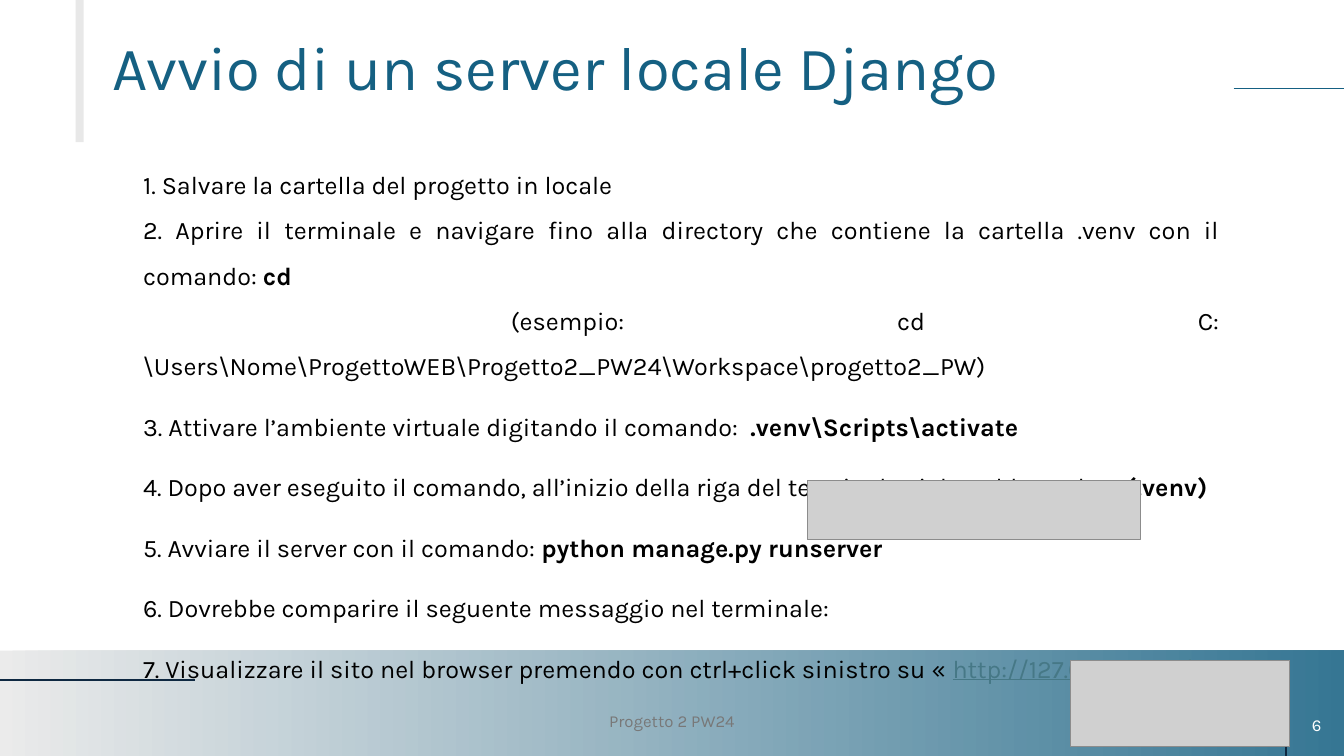
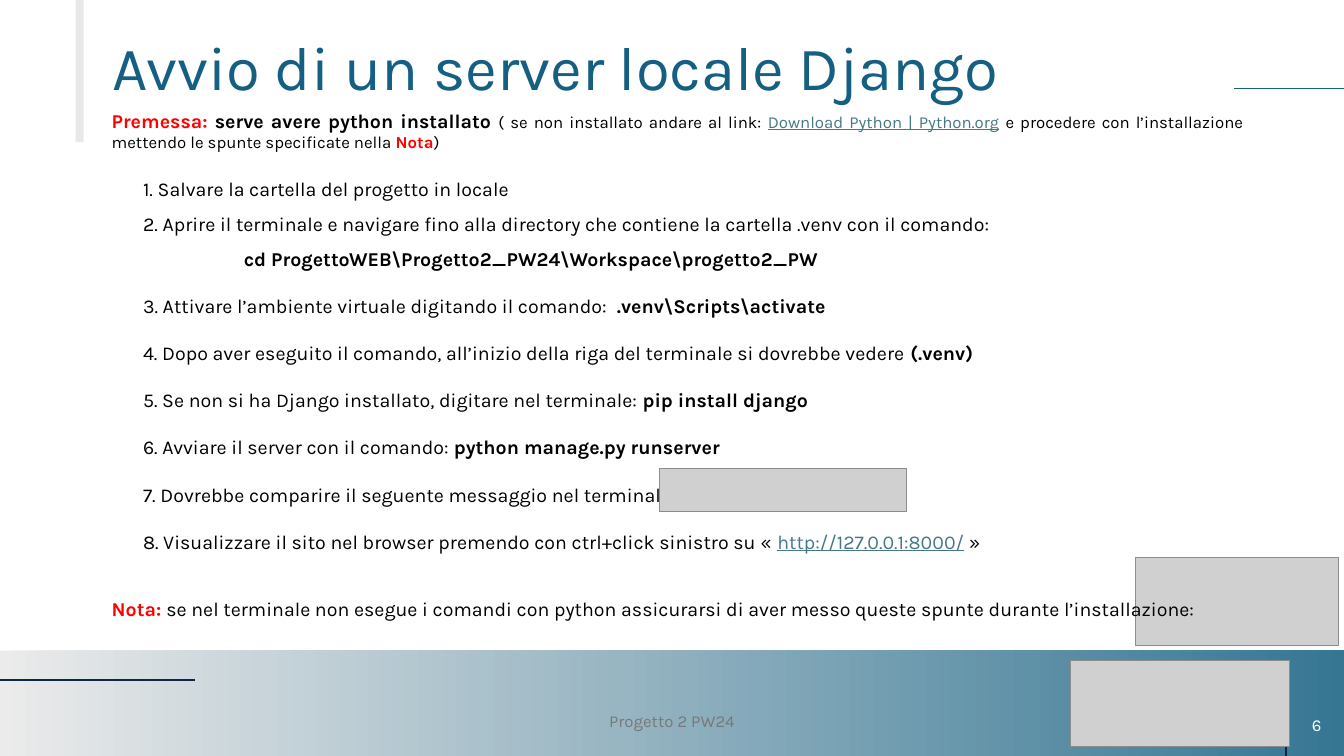
Before and after one commit to DavideBrambilla98/Progetto2_PW24, a slide deck: slide 6 of Documentazione/PROGETTO 2 PW24.pptx. Drawn at 1344x756 pixels with LibreOffice and Linux fonts; fonts in the diff are those of the drawing; grey boxes stand for pictures. Boxes give left, top, right and bottom in pixels: in the first picture for what was removed or moved away, otherwise in the second. Text is boxed around its words. In the diff, an @@ line names an element or a change of style, - is before the commit and + after.

```diff
--- a/Documentazione/PROGETTO 2 PW24.pptx
+++ b/Documentazione/PROGETTO 2 PW24.pptx
@@ text added at (112, 114, 1243, 152), 12 pt, text #000000 @@
+Premessa: serve avere python installato ( se non installato andare al link: Download Python | Python.org e procedere con l’installazione mettendo le spunte specificate nella Nota)
@@ text at (143, 182, 973, 365): size 18 to 14 pt in "1. Salvare la cartella del progetto in ...", "3. Attivare l’ambiente virtuale digitando il comando: ...", "4. Dopo aver eseguito il comando, all’inizio ..." @@
@@ text at (143, 217, 989, 271): text changed; size 18 to 14 pt @@
-2. Aprire il terminale e navigare fino alla directory che contiene la cartella .venv con il comando: cd
-(esempio: cd C:\Users\Nome\ProgettoWEB\Progetto2_PW24\Workspace\progetto2_PW)
+2. Aprire il terminale e navigare fino alla directory che contiene la cartella .venv con il comando:
+cd ProgettoWEB\Progetto2_PW24\Workspace\progetto2_PW
@@ text at (143, 393, 964, 554): text changed; size 18 to 14 pt @@
-5. Avviare il server con il comando: python manage.py runserver
-6. Dovrebbe comparire il seguente messaggio nel terminale:
-7. Visualizzare il sito nel browser premendo con ctrl+click sinistro su « http://127.0.0.1:8000/ »
+5. Se non si ha Django installato, digitare nel terminale: pip install django
+6. Avviare il server con il comando: python manage.py runserver
+7. Dovrebbe comparire il seguente messaggio nel terminale:
+8. Visualizzare il sito nel browser premendo con ctrl+click sinistro su « http://127.0.0.1:8000/ »
@@ picture: place and size @@
-picture at (808, 481, 1140, 540)
+picture at (659, 468, 906, 512)
@@ picture added at (1135, 558, 1338, 646) @@
@@ text added at (112, 599, 1194, 623), 14 pt, text #000000 @@
+Nota: se nel terminale non esegue i comandi con python assicurarsi di aver messo queste spunte durante l’installazione:
```
Also in this commit, not shown: 2 other slides changed.
